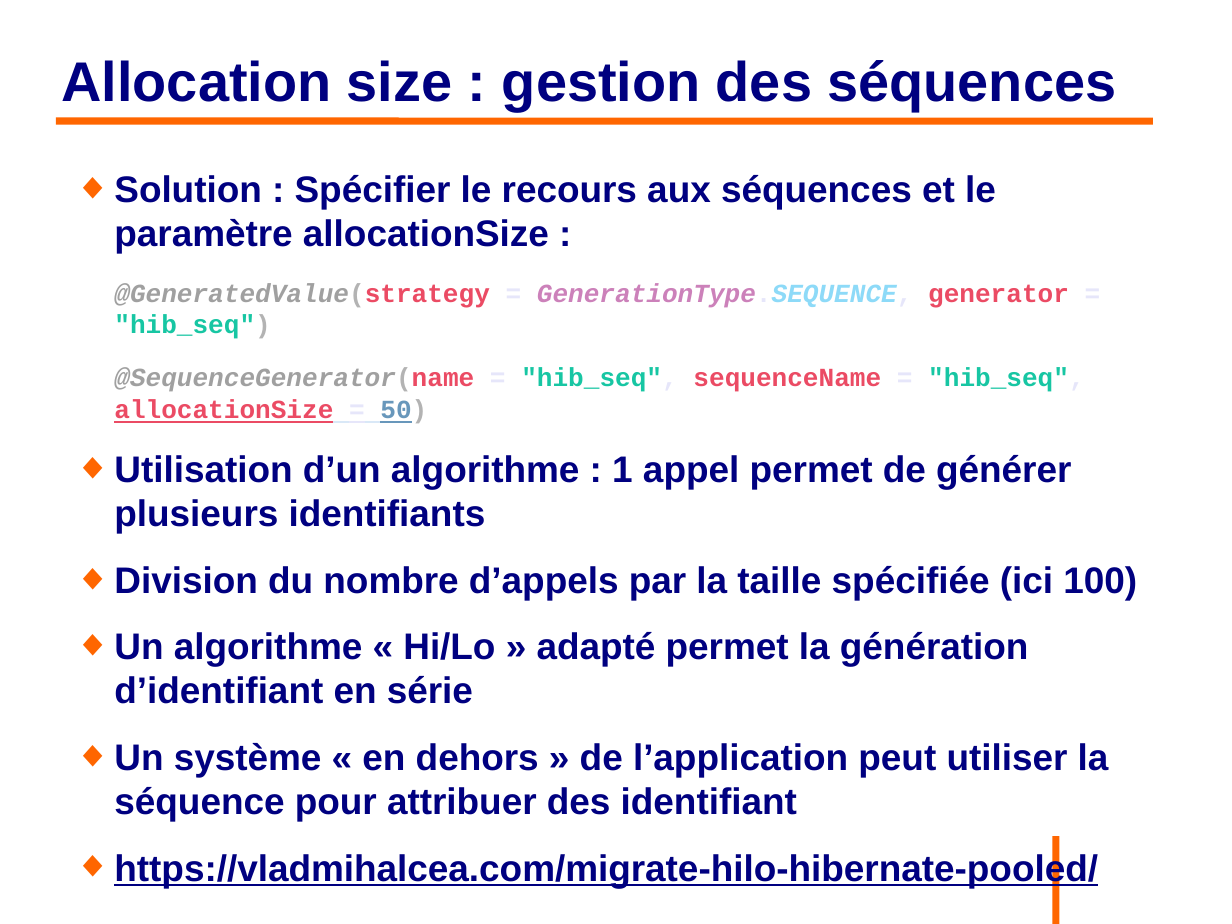
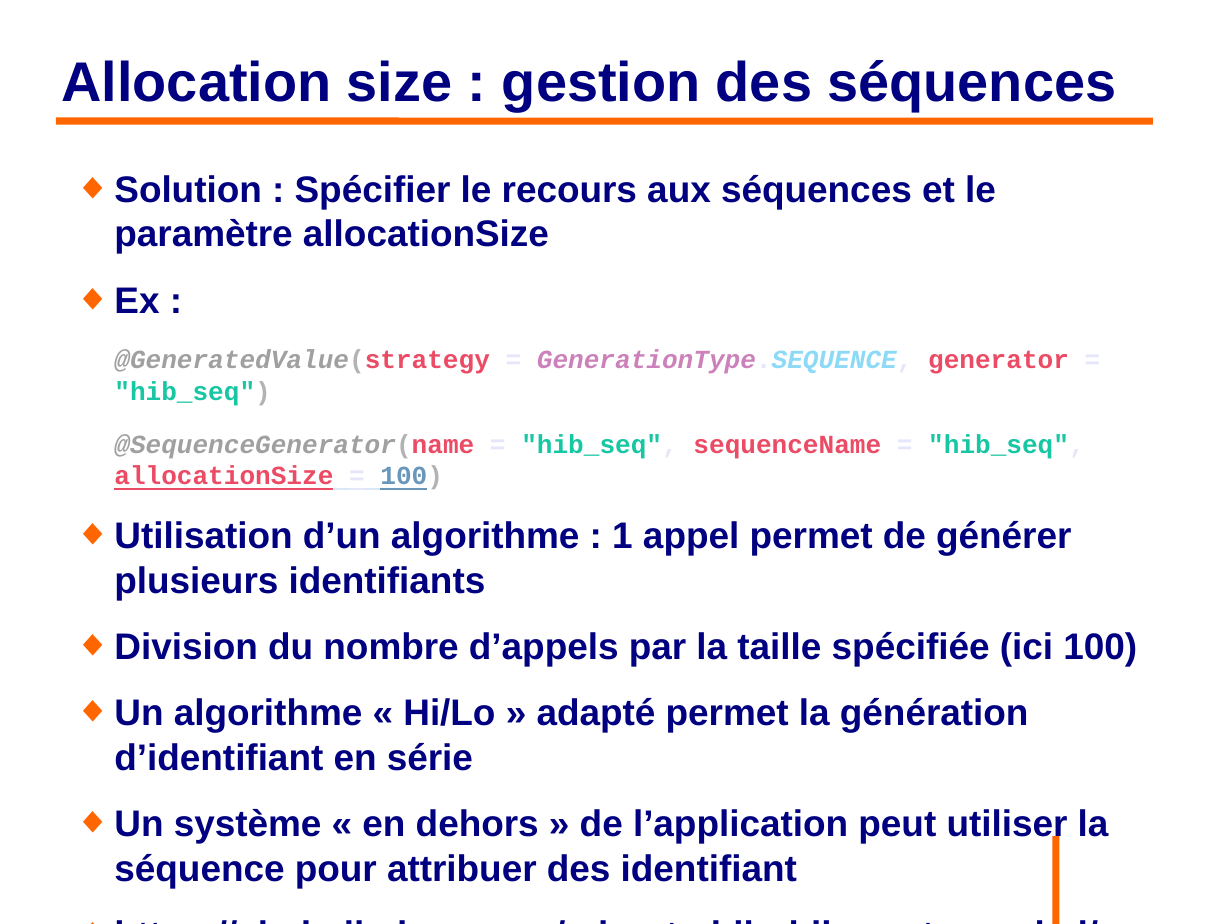
Before and after one commit to philphils/formation-hibernate-avancee, a slide deck: slide 29 of Documentation/diapo_formation_hibernate_avancee.odp. Drawn at 1232x924 pixels with LibreOffice and Linux fonts; fonts in the diff are those of the drawing; background and template pictures are left out. Boxes give left, top, right and bottom in pixels: in the first picture for what was removed or moved away, otherwise in the second. Text is boxed around its words. In the diff, an @@ line names an element or a change of style, - is before the commit and + after.

```diff
--- a/Documentation/diapo_formation_hibernate_avancee.odp
+++ b/Documentation/diapo_formation_hibernate_avancee.odp
@@ text at bbox=[114, 175, 996, 313]: text changed @@
-◆ Solution : Spécifier le recours aux séquences et le paramètre allocationSize :
+◆ Solution : Spécifier le recours aux séquences et le paramètre allocationSize
+◆ Ex :
@@ text at bbox=[114, 435, 1084, 490]: text changed @@
-@SequenceGenerator(name = "hib_seq", sequenceName = "hib_seq", allocationSize = 50)
+@SequenceGenerator(name = "hib_seq", sequenceName = "hib_seq", allocationSize = 100)
```
Also in this commit, not shown: 1 other slide changed.
